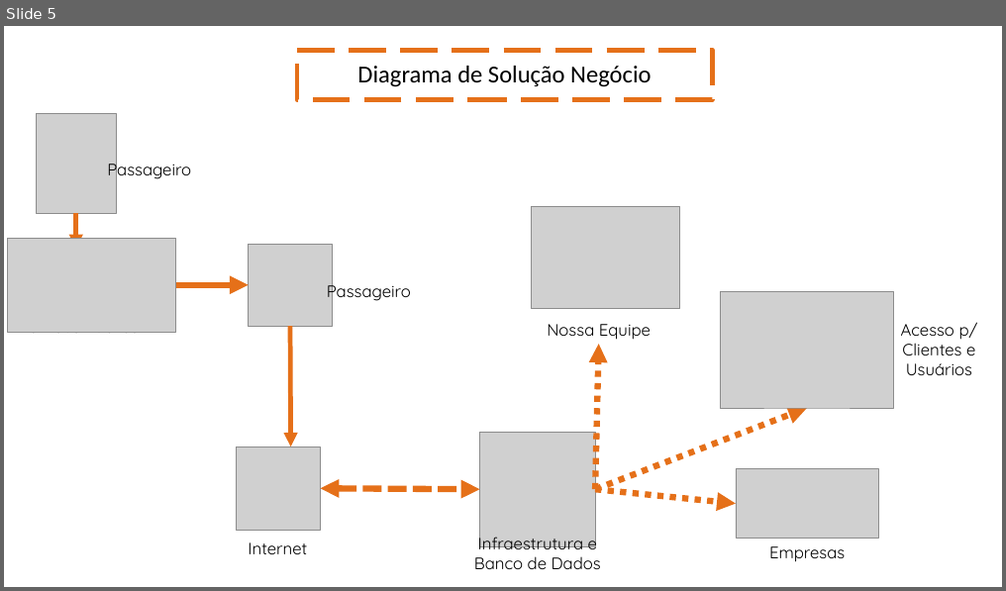
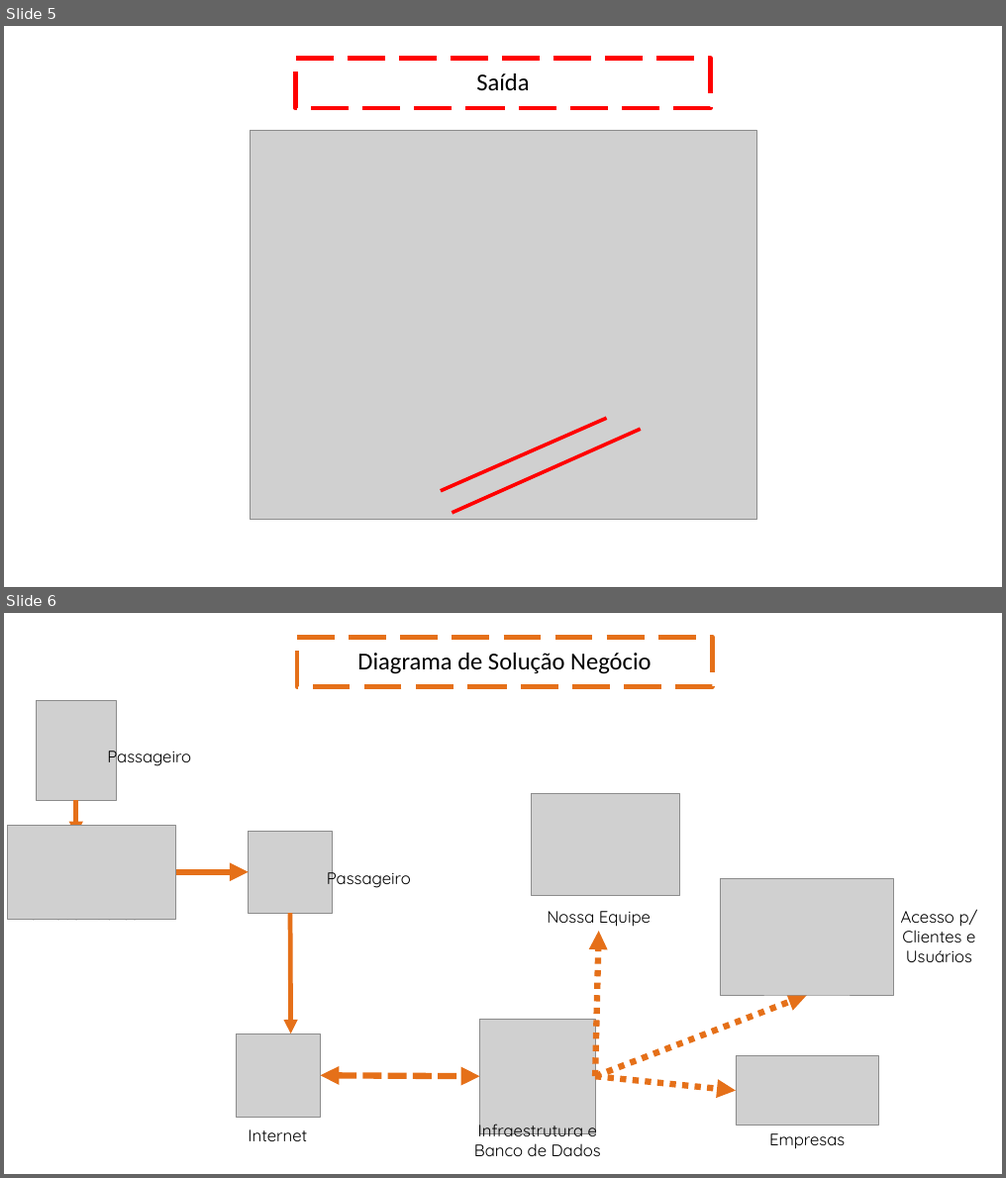
Before and after one commit to diegozn/busfacility, a slide deck: Apresentação/Sprint 2.pptx. Shown one above the other, each under a label of ours: slide 5 before the commit, slides 5 and 6 after it. The pictures are 1006x591 and 1006x1178 pixels, drawn with LibreOffice and Linux fonts; fonts in the diff are those of the drawing; grey boxes stand for pictures; background and template pictures are left out. Boxes give left, top, right and bottom in pixels: in the first picture for what was removed or moved away, otherwise in the second. Text is boxed around its words. In the diff, an @@ line names an element or a change of style, - is before the commit and + after.

```diff
--- a/Apresentação/Sprint 2.pptx
+++ b/Apresentação/Sprint 2.pptx
@@ slide 5 added at (4,26,1002,587), background picture (left out) @@
@@ rectangle added at (295,59,711,108), outline #FF0000 4.5 pt dashed, 23.4 pt, text #000000 @@
+Saída
@@ picture added at (250,130,756,520) @@
@@ line added from (442, 490) to (605, 419), #FF0000 3.5 pt @@
@@ line added from (453, 513) to (639, 430), #FF0000 3.5 pt @@
@@ what was slide 5 is now slide 6 @@
```
Also in this commit, not shown: 4 slides changed, 2 other slides added, 2 slides removed.
